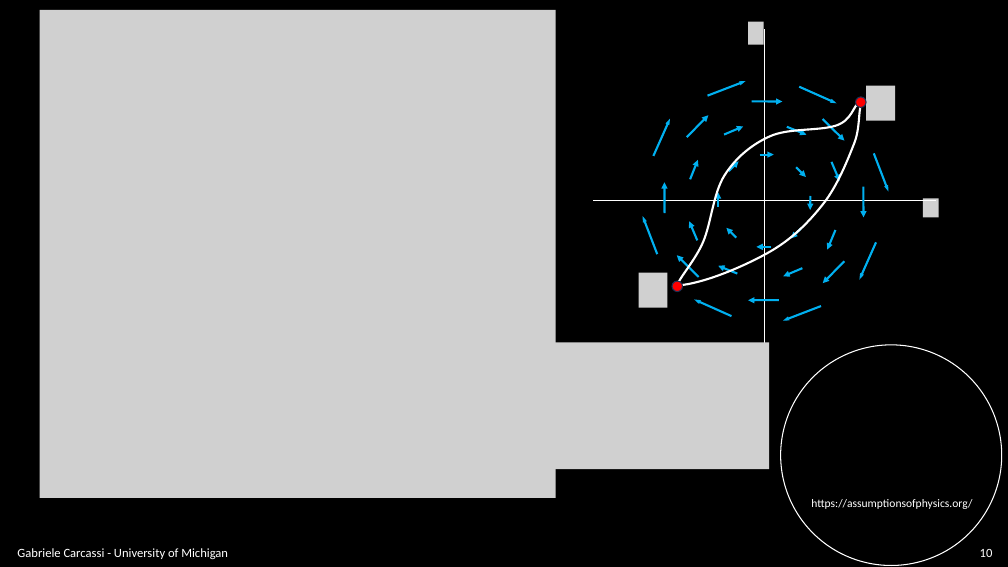
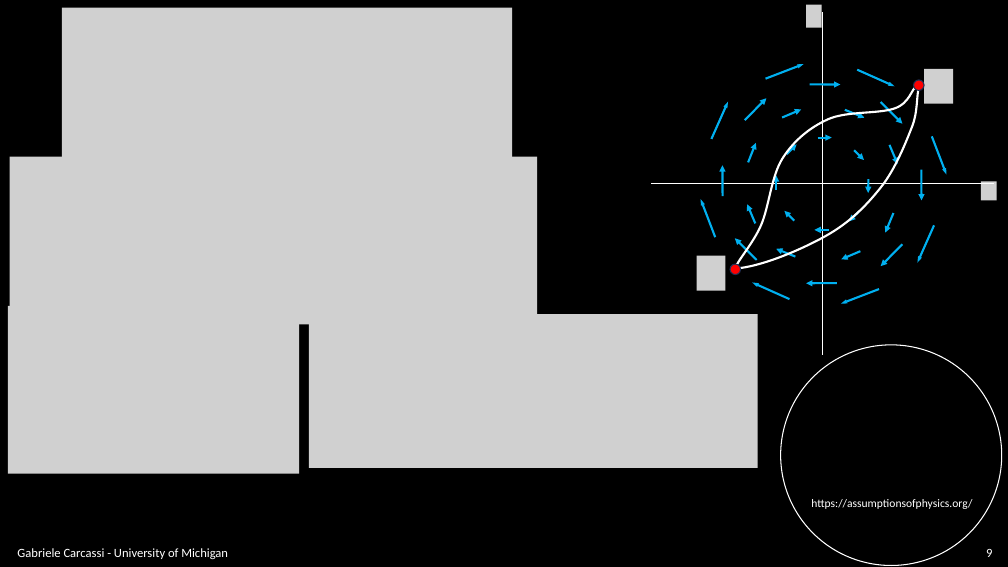
Before and after one commit to assumptionsofphysics/slides, a slide deck: slide 9 of BookCompanions-v2/RP-Class-3.pptx (slide 10 before the commit). Drawn at 1008x567 pixels with LibreOffice and Linux fonts; fonts in the diff are those of the drawing; grey boxes stand for pictures; background and template pictures are left out. Boxes give left, top, right and bottom in pixels: in the first picture for what was removed or moved away, otherwise in the second. Text is boxed around its words. In the diff, an @@ line names an element or a change of style, - is before the commit and + after.

```diff
--- a/BookCompanions-v2/RP-Class-3.pptx
+++ b/BookCompanions-v2/RP-Class-3.pptx
@@ picture: place and size @@
-picture at box(39, 10, 556, 498)
+picture at box(62, 8, 512, 175)
@@ freeform shape: place and size @@
-freeform shape at box(678, 104, 860, 286)
+freeform shape at box(735, 86, 917, 268)
@@ arrow moved from (799, 87) - (837, 104) to (766, 79) - (804, 64) @@
@@ arrow moved from (708, 96) - (746, 81) to (858, 70) - (895, 86) @@
@@ arrow moved from (787, 127) - (807, 135) to (783, 117) - (802, 110) @@
@@ arrow moved from (724, 135) - (743, 126) to (845, 110) - (864, 118) @@
@@ arrow moved from (796, 167) - (806, 177) to (787, 154) - (797, 144) @@
@@ picture added at box(10, 157, 538, 324) @@
@@ 9 arrows, 2 lines, 1 picture, 1 ellipse: place and size @@
-9 arrows, 2 lines, 1 picture, 1 ellipse at box(593, 29, 936, 372)
+9 arrows, 2 lines, 1 picture, 1 ellipse at box(651, 12, 994, 355)
@@ arrow moved from (811, 196) - (811, 210) to (777, 190) - (777, 175) @@
@@ arrow moved from (729, 171) - (739, 161) to (854, 150) - (864, 160) @@
@@ arrow moved from (718, 206) - (718, 192) to (869, 179) - (868, 193) @@
@@ arrow moved from (697, 240) - (690, 222) to (755, 224) - (747, 204) @@
@@ 6 arrows, 1 picture: place and size @@
-6 arrows, 1 picture at box(653, 119, 939, 284)
+6 arrows, 1 picture at box(712, 101, 997, 266)
@@ arrow moved from (801, 228) - (791, 238) to (795, 221) - (785, 211) @@
@@ 2 pictures, 2 arrows, 1 freeform shape, 1 ellipse: place and size @@
-2 pictures, 2 arrows, 1 freeform shape, 1 ellipse at box(639, 22, 867, 308)
+2 pictures, 2 arrows, 1 freeform shape, 1 ellipse at box(696, 5, 924, 290)
@@ arrow moved from (737, 237) - (727, 228) to (859, 212) - (849, 222) @@
@@ arrow moved from (802, 268) - (783, 276) to (796, 256) - (777, 249) @@
@@ arrow moved from (737, 274) - (718, 266) to (861, 251) - (842, 259) @@
@@ arrow moved from (821, 306) - (783, 321) to (789, 299) - (752, 283) @@
@@ arrow moved from (732, 316) - (694, 299) to (879, 289) - (841, 304) @@
@@ picture added at box(8, 306, 299, 474) @@
@@ picture: place and size @@
-picture at box(401, 343, 770, 470)
+picture at box(309, 315, 758, 468)
@@ page number at box(986, 549, 992, 557): text changed @@
-10
+9
```
Also in this commit, not shown: 25 other slides changed, 4 slides added.
